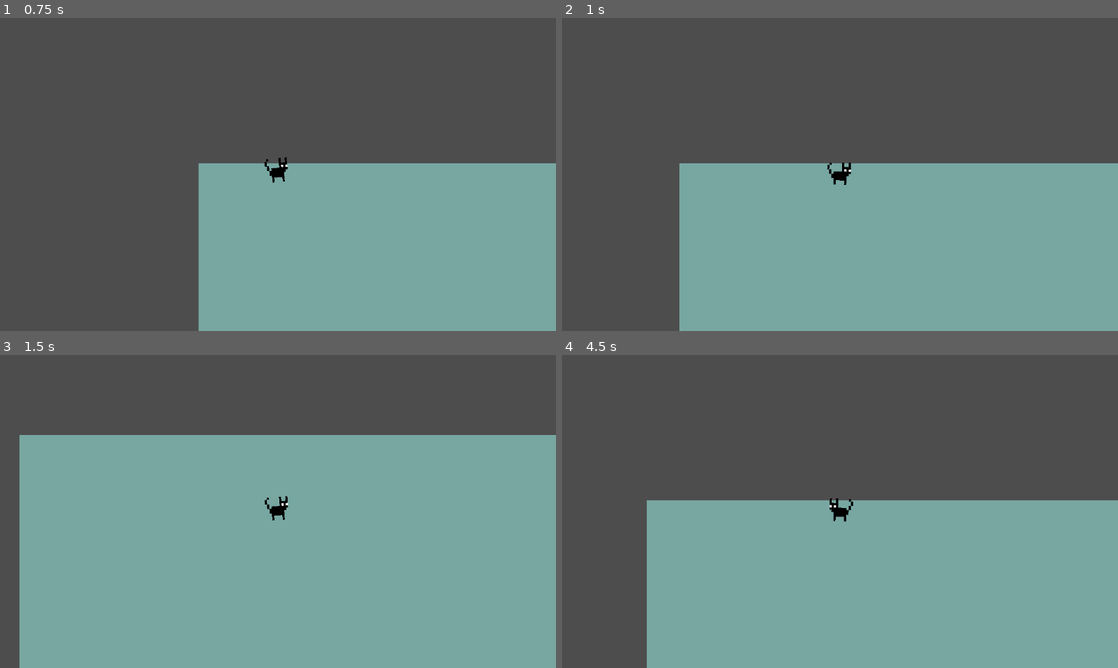
Above: before the commit, frames 1-4 (two rows, left to right).
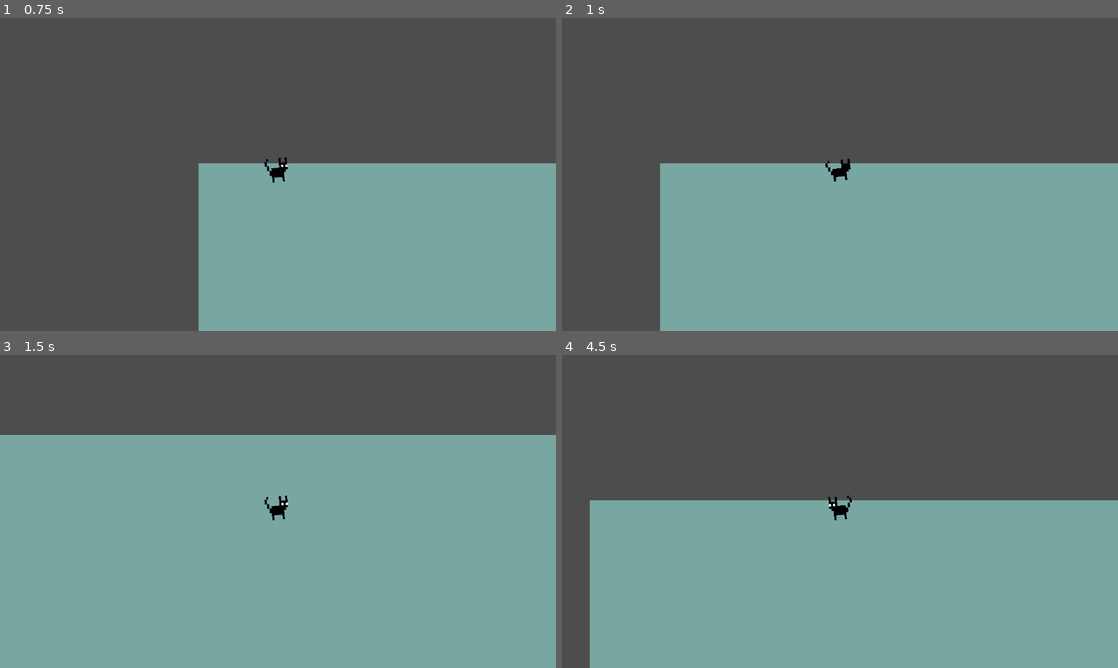
Above: after the commit, the same moments.

Repository: Kasn-w/domestic-warrior
Game: Godot game, scene res://level/level.tscn
Same seed, same stepped clock (60 frames per second), same inputs: the game is played once before the commit and once after it.
Inputs (mouse positions are in pixels of both pictures, inside the frame that each line leads up to):
- Up to frame 1 (0.75 s): tap Enter at 0.5 s; move the mouse to (400, 158) at 0.52 s; press the mouse at (400, 158) at 0.53 s; hold Right (ui_right) from 0.53 s (still down)
- Up to frame 2 (1 s): keep holding Right (ui_right); right-click (962, 158) at 0.8 s
- Up to frame 3 (1.5 s): move the mouse to (166, 527) at 1.27 s; release Right (ui_right) at 1.28 s; release the mouse at (166, 527) at 1.28 s; hold Down (ui_down) from 1.28 s (still down); right-click (166, 527) at 1.35 s
- Up to frame 4 (4.5 s): click (728, 527) at 1.55 s; tap Space at 2 s; move the mouse to (895, 442) at 2.02 s; release Down (ui_down) at 2.03 s; press the mouse at (895, 442) at 2.03 s; hold Right (ui_right) 2.03-2.78 s; right-click (895, 442) at 2.3 s; tap Enter at 2.75 s; move the mouse to (812, 574) at 2.77 s; release the mouse at (812, 574) at 2.78 s; hold Up (ui_up) 2.78-3.53 s; right-click (812, 574) at 2.85 s; click (812, 574) at 3.05 s; move the mouse to (1006, 558) at 3.52 s; press the mouse at (1006, 558) at 3.53 s; hold Left (ui_left) from 3.53 s (still down); right-click (1006, 558) at 3.8 s; move the mouse to (673, 464) at 4.27 s; release the mouse at (673, 464) at 4.28 s; right-click (673, 464) at 4.35 s

Frame 1 is identical in both runs. In frame 2, 2.0% of the frame differs, in the area x 17-52%, y 44-100%; in frame 3, 2.6%; in frame 4, 5.6%, in the area x 5-53%, y 44-100%.

Commit message:
Add dodge

Diff:
--- a/cat/player.gd
+++ b/cat/player.gd
@@ -3,12 +3,39 @@
 @onready var animation: AnimationPlayer = $AnimationPlayer
 @onready var ani_sprite: Node2D = $ani_sprite
 @onready var sprite: AnimatedSprite2D = $ani_sprite/AnimatedSprite2D
-
+@onready var blink: Timer = $blink
+@onready var idel: Timer = $idel
+@onready var dodge_t: Timer = $dodge
 
 @export var speed = 300.0
-var attack_dmg: float = 10
+@export var attack_dmg: float = 10
+
 var walk: bool = false
 var is_flip: bool = false
+
+var is_dodge = false
+var jump: bool = false
+var dodge_x: float = 0
+var dodge_y: float = 0
+var dodge_cooldown: float = 1
+
+var is_attack = false
+
+func _unhandled_input(event: InputEvent) -> void:
+	if event.is_action_pressed("dodge") and !is_dodge and dodge_t.is_stopped():
+		animation.play("RESET", 0.05)
+		await get_tree().create_timer(0.05).timeout
+		dodge_t.start(dodge_cooldown)
+		is_dodge = true
+		if !jump:
+			animation.speed_scale = 1.3
+			animation.play("dash", 0.3)
+			dodge_x = velocity.x
+			dodge_y = velocity.y
+		else:
+			animation.play("jump", 0.3)
+	elif event.is_action_pressed("attack"):
+		pass
 
 func _physics_process(delta: float) -> void:
 	var direction1 := Input.get_axis("ui_left", "ui_right")
@@ -32,18 +59,22 @@
 	if (abs(velocity.x) + abs(velocity.y) == 0):
 		walk = false
 
+	if (is_dodge):
+		velocity.x = dodge_x * 1.5
+		velocity.y = dodge_y * 1.5
 	move_and_slide()
-	if (velocity.x > 0) and sprite.flip_h:
-		if !is_flip:
-			sprite_flip()
-	elif (velocity.x < 0) and !sprite.flip_h:
-		if !is_flip:
-			sprite_flip()
+	if (!is_dodge):
+		if (velocity.x > 0) and sprite.flip_h:
+			if !is_flip:
+				sprite_flip()
+		elif (velocity.x < 0) and !sprite.flip_h:
+			if !is_flip:
+				sprite_flip()
 
-	if (walk) and (!animation.is_playing() or (animation.is_playing() and animation.current_animation == "RESET")):
-		animation.play("walk", 0.1)
-	elif !walk and animation.is_playing() and animation.current_animation == "walk":
-		animation.play("RESET", 0.3)
+		if (walk) and (!animation.is_playing() or (animation.is_playing() and animation.current_animation == "RESET")):
+			animation.play("walk", 0.3)
+		elif !walk and animation.is_playing() and animation.current_animation == "walk":
+			animation.play("RESET", 0.3)
 
 func sprite_flip():
 	is_flip = true
@@ -58,3 +89,32 @@
 	tween2.tween_property(ani_sprite, "scale:x", 1, 0.2)
 	await tween2.finished
 	is_flip = false
+
+
+func _on_blink_timeout() -> void:
+	if (sprite.animation == "idel"):
+		sprite.frame = 1
+	await get_tree().create_timer(0.2).timeout
+	if (sprite.animation == "idel"):
+		sprite.frame = 0
+	var time = randf_range(10,20)
+	blink.start(time)
+
+
+func _on_idel_timeout() -> void:
+	var time = randf_range(5,6)
+	if !animation.is_playing():
+		animation.play("idel")
+		time = randf_range(10,20)
+	idel.start(time)
+
+func dodge_fin():
+	is_dodge = false
+	animation.speed_scale = 1
+	dodge_x = 0
+	dodge_y = 0
+	animation.play("RESET", 0.3)
+
+
+func _on_dodge_timeout() -> void:
+	dodge_t.stop()
--- a/cat/player.tscn
+++ b/cat/player.tscn
@@ -175,6 +175,20 @@
 "update": 0,
 "values": [Vector2(1, 1), Vector2(1.265, 0.64), Vector2(1.265, 0.64), Vector2(1, 1)]
 }
+tracks/2/type = "method"
+tracks/2/imported = false
+tracks/2/enabled = true
+tracks/2/path = NodePath(".")
+tracks/2/interp = 1
+tracks/2/loop_wrap = true
+tracks/2/keys = {
+"times": PackedFloat32Array(0.43333334),
+"transitions": PackedFloat32Array(1),
+"values": [{
+"args": [],
+"method": &"dodge_fin"
+}]
+}
 
 [sub_resource type="Animation" id="Animation_3nk30"]
 resource_name = "idel"
@@ -253,7 +267,21 @@
 "times": PackedFloat32Array(0, 0.23333335, 0.46666667, 0.9),
 "transitions": PackedFloat32Array(1, 1, 1, 1),
 "update": 0,
-"values": [Vector2(0, 0), Vector2(0, 0), Vector2(0, -2.67), Vector2(0, 0)]
+"values": [Vector2(0, 0), Vector2(0, 0), Vector2(0, -6.925), Vector2(0, 0)]
+}
+tracks/3/type = "method"
+tracks/3/imported = false
+tracks/3/enabled = true
+tracks/3/path = NodePath(".")
+tracks/3/interp = 1
+tracks/3/loop_wrap = true
+tracks/3/keys = {
+"times": PackedFloat32Array(1.1666666),
+"transitions": PackedFloat32Array(1),
+"values": [{
+"args": [],
+"method": &"dodge_fin"
+}]
 }
 
 [sub_resource type="Animation" id="Animation_kk865"]
@@ -382,8 +410,14 @@
 script = ExtResource("1_ttamq")
 speed = 150.0
 
+[node name="dodge" type="Timer" parent="." unique_id=1656248282]
+
 [node name="blink" type="Timer" parent="." unique_id=393970088]
-wait_time = 0.5
+autostart = true
+
+[node name="idel" type="Timer" parent="." unique_id=504170552]
+wait_time = 5.0
+autostart = true
 
 [node name="ani_sprite" type="Node2D" parent="." unique_id=726105757]
 script = ExtResource("2_bqwmm")
@@ -400,3 +434,7 @@
 
 [node name="Camera2D" type="Camera2D" parent="." unique_id=1583934449]
 zoom = Vector2(5, 5)
+
+[connection signal="timeout" from="dodge" to="." method="_on_dodge_timeout"]
+[connection signal="timeout" from="blink" to="." method="_on_blink_timeout"]
+[connection signal="timeout" from="idel" to="." method="_on_idel_timeout"]
